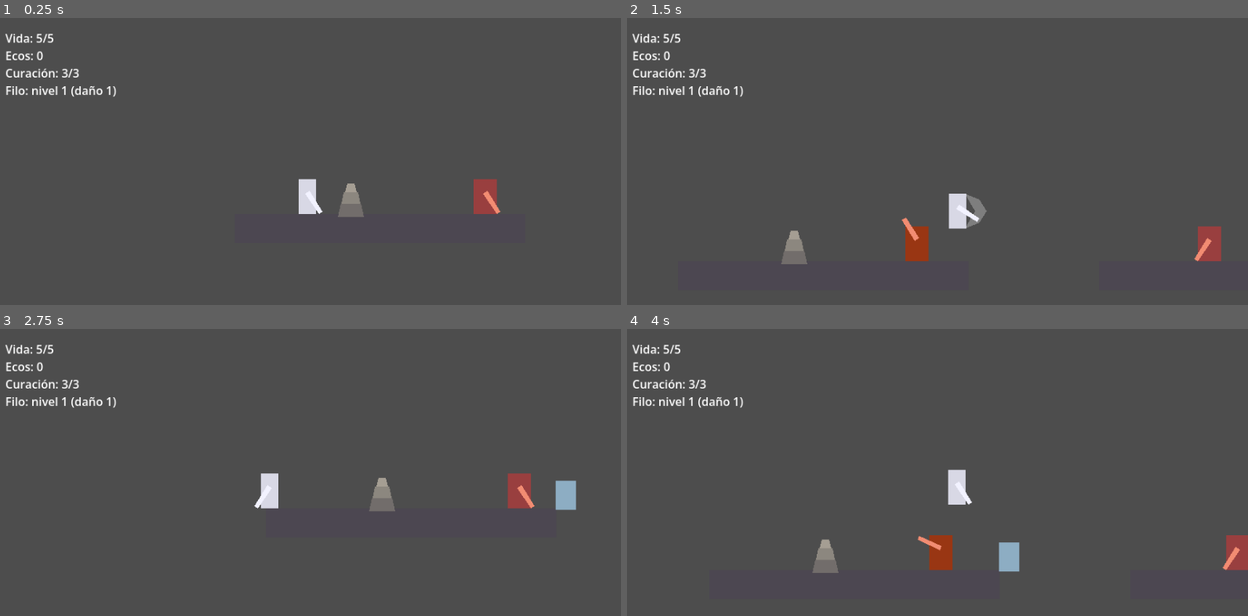
Above: before the commit, frames 1-4 (two rows, left to right).
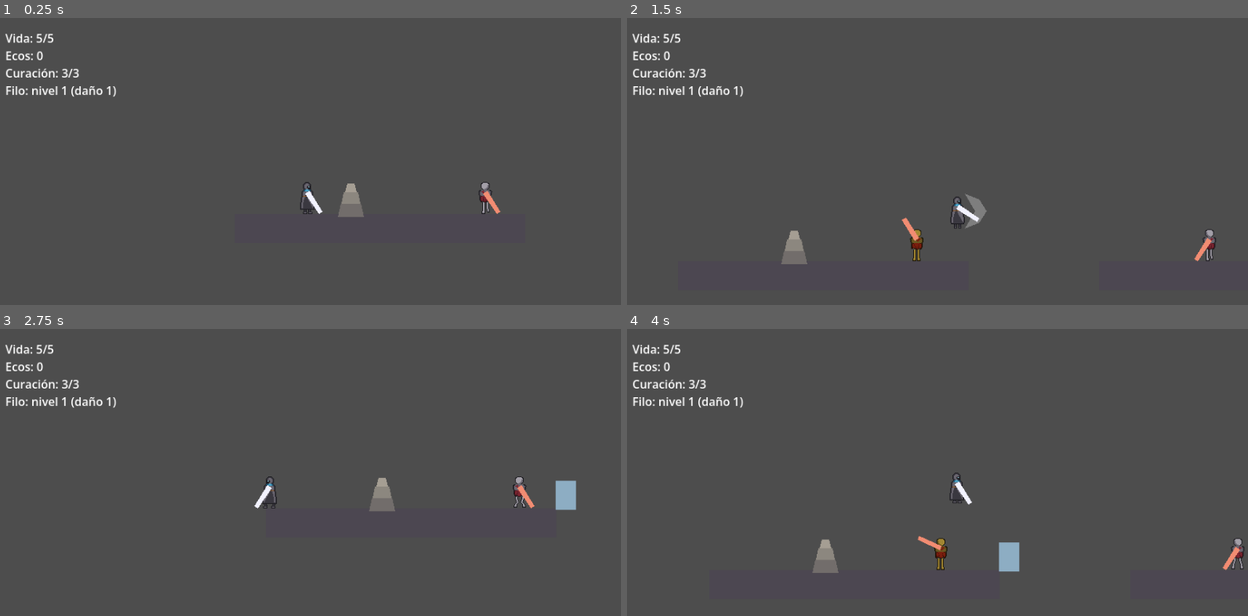
Above: after the commit, the same moments.

Repository: fcorguez92/desmemoria
Game: Godot game, scene res://game/levels/test_level.tscn
Same seed, same stepped clock (60 frames per second), same inputs: the game is played once before the commit and once after it.
Inputs:
- Up to frame 1 (0.25 s): no input
- Up to frame 2 (1.5 s): tap Enter (ui_accept) at 0.5, 0.6, 0.77, 1.07 s; hold Right (ui_right) from 0.53 s (still down); tap X (attack) at 1.35 s
- Up to frame 3 (2.75 s): tap Enter (ui_accept) at 1.52, 1.55, 1.82, 2.3 s; release Right (ui_right) at 2.03 s; hold Left (ui_left) from 2.03 s (still down); tap Shift (dash) at 2.1 s
- Up to frame 4 (4 s): release Left (ui_left) at 2.78 s; hold Right (ui_right) from 2.78 s (still down); tap H (heal) at 2.85 s; tap Enter (ui_accept) at 3.02, 3.05, 3.32, 3.77, 3.8 s; tap Z (interact) at 3.6 s

The runs differ from the first frame. In frame 1, 0.7% of the frame differs, in the area x 48-81%, y 56-69%; in frame 2, 1.1%, in the area x 44-96%, y 61-85%; in frame 3, 0.7%; in frame 4, 1.1%.

Commit message:
Add the first real art: text-based sprites, sprite sheets and animation.
Sprites are written as character grids with a shared palette
(art/source/*.sprite, art/palette.txt) and converted to PNG sheets by
tools/build_sprites.gd, which also writes x8 previews so the result can be
reviewed visually. Built from reusable parts (head/torso, cloak, legs) so
frames share drawings. First sprites: the hooded wanderer (idle, run,
jump, fall) and the faceless husk enemy (idle, walk). SheetAnimator (core)
plays them and the player/enemy pick the animation from their state; the
placeholder rectangles are replaced. Smoke test grows to 97 checks. Docs,
decision log and CLAUDE.md describe the pipeline and the one-source-of-truth
rule for sprites.

Co-Authored-By: Claude Sonnet 5 <noreply@anthropic.com>

Diff:
--- /dev/null
+++ b/core/components/sheet_animator.gd
@@ -0,0 +1,46 @@
+class_name SheetAnimator
+extends Node
+## Anima un Sprite2D que usa una hoja de sprites: cada animación es una fila de la
+## hoja y cada fotograma una columna (el formato que genera tools/build_sprites.gd
+## y que exportan Pixelorama o LibreSprite).
+##
+## Es solo presentación: el dueño decide qué animación toca con `play()`.
+
+## El Sprite2D, con `hframes` (columnas) y `vframes` (filas) ya configurados.
+@export var sprite: Sprite2D
+## Nombre -> [fila, número de fotogramas, fotogramas por segundo, ¿en bucle?].
+@export var animations: Dictionary = {}
+@export var default_animation: String = "idle"
+
+var current: String = ""
+
+var _time: float = 0.0
+
+
+func _ready() -> void:
+	play(default_animation)
+
+
+func _process(delta: float) -> void:
+	_time += delta
+	_apply()
+
+
+## Cambia de animación (no hace nada si ya es la actual).
+func play(animation: String) -> void:
+	if animation == current:
+		return
+	if not animations.has(animation):
+		push_warning("SheetAnimator: no existe la animación '%s'" % animation)
+		return
+	current = animation
+	_time = 0.0
+	_apply()
+
+
+func _apply() -> void:
+	var data: Array = animations[current]
+	var count: int = data[1]
+	var frame := int(_time * float(data[2]))
+	frame = frame % count if data[3] else mini(frame, count - 1)
+	sprite.frame = int(data[0]) * sprite.hframes + frame
--- a/game/enemy/enemy.gd
+++ b/game/enemy/enemy.gd
@@ -14,7 +14,8 @@
 @onready var melee: MeleeAttackComponent = $MeleeAttackComponent
 @onready var knockback: KnockbackComponent = $KnockbackComponent
 @onready var attack_visual: AttackVisualComponent = $AttackVisualComponent
-@onready var visual: Polygon2D = $Visual
+@onready var visual: Sprite2D = $Visual
+@onready var animator: SheetAnimator = $SheetAnimator
 
 
 func _ready() -> void:
@@ -38,6 +39,7 @@
 		ai.step(self, delta)
 
 	move_and_slide()
+	animator.play("walk" if absf(velocity.x) > 5.0 else "idle")
 
 
 ## Contrato "golpeable" (ver docs/arquitectura.md).
--- a/game/enemy/enemy.tscn
+++ b/game/enemy/enemy.tscn
@@ -7,6 +7,8 @@
 [ext_resource type="Script" path="res://core/components/knockback_component.gd" id="5_knockback"]
 [ext_resource type="Script" path="res://core/components/patrol_chase_ai.gd" id="6_ai"]
 [ext_resource type="Script" path="res://core/components/attack_visual_component.gd" id="7_attack_visual"]
+[ext_resource type="Texture2D" path="res://game/enemy/enemy_sheet.png" id="8_sheet"]
+[ext_resource type="Script" path="res://core/components/sheet_animator.gd" id="9_animator"]
 
 [sub_resource type="RectangleShape2D" id="RectangleShape2D_enemy"]
 size = Vector2(32, 48)
@@ -20,9 +22,16 @@
 [node name="CollisionShape2D" type="CollisionShape2D" parent="."]
 shape = SubResource("RectangleShape2D_enemy")
 
-[node name="Visual" type="Polygon2D" parent="."]
-color = Color(0.6, 0.25, 0.25, 1)
-polygon = PackedVector2Array(-16, -24, 16, -24, 16, 24, -16, 24)
+[node name="Visual" type="Sprite2D" parent="."]
+texture = ExtResource("8_sheet")
+offset = Vector2(0, -4)
+hframes = 4
+vframes = 2
+
+[node name="SheetAnimator" type="Node" parent="." node_paths=PackedStringArray("sprite")]
+script = ExtResource("9_animator")
+sprite = NodePath("../Visual")
+animations = {"idle": [0, 2, 3.0, true], "walk": [1, 4, 8.0, true]}
 
 [node name="AttackHitbox" type="Area2D" parent="."]
 position = Vector2(20, 0)
--- a/game/player/player.gd
+++ b/game/player/player.gd
@@ -28,7 +28,8 @@
 @onready var attack_visual: AttackVisualComponent = $AttackVisualComponent
 @onready var screen_shake: ScreenShakeComponent = $ScreenShakeComponent
 @onready var weapon: TieredUpgrade = $WeaponUpgrade
-@onready var visual: Polygon2D = $Visual
+@onready var visual: Sprite2D = $Visual
+@onready var animator: SheetAnimator = $SheetAnimator
 @onready var health_label: Label = $HUD/HealthLabel
 @onready var ecos_label: Label = $HUD/EcosLabel
 @onready var heal_label: Label = $HUD/HealLabel
@@ -63,6 +64,7 @@
 	knockback.step(self, delta)
 
 	move_and_slide()
+	_update_animation()
 
 	if respawn.is_out_of_bounds(self):
 		die()
@@ -150,6 +152,15 @@
 	get_tree().call_group(&"resettable", &"reset")
 
 
+func _update_animation() -> void:
+	if not is_on_floor():
+		animator.play("jump" if velocity.y < 0.0 else "fall")
+	elif absf(velocity.x) > 10.0:
+		animator.play("run")
+	else:
+		animator.play("idle")
+
+
 func _on_facing_changed(facing: int) -> void:
 	visual.scale.x = facing
 	melee.set_facing(facing)
--- a/game/player/player.tscn
+++ b/game/player/player.tscn
@@ -12,6 +12,8 @@
 [ext_resource type="Script" path="res://core/components/knockback_component.gd" id="10_knockback"]
 [ext_resource type="Script" path="res://core/components/attack_visual_component.gd" id="11_attack_visual"]
 [ext_resource type="Script" path="res://core/components/screen_shake_component.gd" id="12_shake"]
+[ext_resource type="Texture2D" path="res://game/player/player_sheet.png" id="13_sheet"]
+[ext_resource type="Script" path="res://core/components/sheet_animator.gd" id="14_animator"]
 
 [sub_resource type="CapsuleShape2D" id="CapsuleShape2D_1"]
 radius = 12.0
@@ -26,9 +28,16 @@
 [node name="CollisionShape2D" type="CollisionShape2D" parent="."]
 shape = SubResource("CapsuleShape2D_1")
 
-[node name="Visual" type="Polygon2D" parent="."]
-color = Color(0.85, 0.85, 0.9, 1)
-polygon = PackedVector2Array(-12, -24, 12, -24, 12, 24, -12, 24)
+[node name="Visual" type="Sprite2D" parent="."]
+texture = ExtResource("13_sheet")
+offset = Vector2(0, -4)
+hframes = 4
+vframes = 4
+
+[node name="SheetAnimator" type="Node" parent="." node_paths=PackedStringArray("sprite")]
+script = ExtResource("14_animator")
+sprite = NodePath("../Visual")
+animations = {"fall": [3, 1, 1.0, false], "idle": [0, 2, 4.0, true], "jump": [2, 1, 1.0, false], "run": [1, 4, 12.0, true]}
 
 [node name="Camera2D" type="Camera2D" parent="."]
 position_smoothing_enabled = true
--- a/tests/smoke_test.gd
+++ b/tests/smoke_test.gd
@@ -36,6 +36,7 @@
 	await _test_enemy_chases_telegraphs_and_hits()
 	await _test_enemy_attack_can_be_dodged_and_interrupted()
 	await _test_attack_feedback()
+	await _test_sprites_and_animations()
 	await _test_enemies_respawn_on_rest_and_death()
 	await _test_weapon_upgrade_at_anchor()
 	await _test_ability_pickups()
@@ -244,6 +245,33 @@
 	_check(ev.arm.rotation * ev.facing < ev.rest_angle - 0.5, "el enemigo levanta el brazo durante el aviso")
 	await _wait(60)
 	_check(absf(ev.arm.rotation * ev.facing - ev.rest_angle) < 0.1, "tras golpear, el brazo del enemigo vuelve al reposo")
+
+
+func _test_sprites_and_animations() -> void:
+	await _fresh_level("Sprites y animaciones", true, true, "EnemySpawn1")
+	var enemy: Node2D = _level.get_node("EnemySpawn1").instance
+	var player_sprite: Sprite2D = _player.visual
+	var enemy_sprite: Sprite2D = enemy.visual
+	_check(player_sprite.texture.get_size() == Vector2(player_sprite.hframes * 32, player_sprite.vframes * 56), "la hoja del jugador cuadra con su cuadrícula de 32x56")
+	_check(enemy_sprite.texture.get_size() == Vector2(enemy_sprite.hframes * 40, enemy_sprite.vframes * 56), "la hoja del enemigo cuadra con su cuadrícula de 40x56")
+
+	await _wait(15)
+	_check(_player.animator.current == "idle", "quieto en el suelo usa la animación de reposo")
+	Input.action_press("ui_right")
+	await _wait(10)
+	Input.action_release("ui_right")
+	_check(_player.animator.current == "run", "andando usa la animación de correr")
+	_check(player_sprite.frame >= 4 and player_sprite.frame < 8, "correr muestra fotogramas de la segunda fila de la hoja")
+
+	Input.action_press("ui_accept")
+	await _wait(6)
+	Input.action_release("ui_accept")
+	_check(_player.animator.current == "jump", "subiendo usa la animación de salto")
+	await _wait(60)
+	_check(_player.animator.current in ["idle", "run"], "al aterrizar vuelve a reposo o correr")
+
+	await _wait(30)
+	_check(enemy.animator.current in ["idle", "walk"], "el enemigo usa una de sus animaciones")
 
 
 func _test_enemies_respawn_on_rest_and_death() -> void:
--- /dev/null
+++ b/tools/build_sprites.gd
@@ -0,0 +1,159 @@
+extends SceneTree
+## Convierte los sprites escritos como texto (art/source/*.sprite) en hojas de
+## sprites PNG usando la paleta de art/palette.txt. También genera vistas previas
+## ampliadas en art/preview/ para revisarlas a simple vista.
+##
+## Ejecutar desde la raíz del proyecto:
+##   godot --headless --path . --script res://tools/build_sprites.gd
+## Sale con código 0 si todo se generó y con 1 si hubo errores.
+##
+## Formato de un archivo .sprite (las líneas que empiezan por # son comentarios):
+##   sheet 32x56                 tamaño del lienzo de cada fotograma
+##   out res://game/x/y.png      dónde se guarda la hoja de sprites
+##   part NOMBRE                 una pieza reutilizable; sus filas de dibujo
+##   ...filas de texto, un carácter por píxel, todas del mismo ancho...
+##   anim NOMBRE                 una animación (una fila de la hoja)
+##   frame PIEZA1 PIEZA2 ...     un fotograma: piezas apiladas de arriba abajo
+## Cada fotograma se coloca centrado abajo dentro del lienzo, para que el
+## personaje quede apoyado en los pies. La hoja tiene una fila por animación
+## y una columna por fotograma.
+
+const SOURCE_DIR := "res://art/source"
+const PALETTE_PATH := "res://art/palette.txt"
+const PREVIEW_DIR := "res://art/preview"
+const PREVIEW_SCALE := 8
+
+
+func _init() -> void:
+	var palette := _load_palette()
+	if palette.is_empty():
+		push_error("No se pudo leer la paleta: " + PALETTE_PATH)
+		quit(1)
+		return
+	DirAccess.make_dir_recursive_absolute(ProjectSettings.globalize_path(PREVIEW_DIR))
+	# Un .gdignore vacío hace que Godot no importe las vistas previas.
+	FileAccess.open(PREVIEW_DIR.path_join(".gdignore"), FileAccess.WRITE)
+	var ok := true
+	for file in DirAccess.get_files_at(SOURCE_DIR):
+		if file.ends_with(".sprite"):
+			if not _build(SOURCE_DIR.path_join(file), palette):
+				ok = false
+	quit(0 if ok else 1)
+
+
+func _load_palette() -> Dictionary:
+	var palette := {}
+	var file := FileAccess.open(PALETTE_PATH, FileAccess.READ)
+	if file == null:
+		return palette
+	while not file.eof_reached():
+		var line := file.get_line().strip_edges()
+		if line.is_empty() or line.begins_with("#"):
+			continue
+		var parts := line.split(" ", false)
+		if parts.size() >= 2 and parts[0].length() == 1:
+			palette[parts[0]] = Color.html(parts[1])
+	return palette
+
+
+func _build(path: String, palette: Dictionary) -> bool:
+	var file := FileAccess.open(path, FileAccess.READ)
+	if file == null:
+		push_error("No se pudo abrir " + path)
+		return false
+
+	var canvas := Vector2i.ZERO
+	var out_path := ""
+	var parts := {}
+	var animations: Array = []
+	var current_part := ""
+	var errors := 0
+
+	var line_number := 0
+	while not file.eof_reached():
+		var line := file.get_line().strip_edges()
+		line_number += 1
+		if line.is_empty() or line.begins_with("#"):
+			continue
+		var words := line.split(" ", false)
+		match words[0]:
+			"sheet":
+				var size := words[1].split("x")
+				canvas = Vector2i(int(size[0]), int(size[1]))
+			"out":
+				out_path = words[1]
+			"part":
+				current_part = words[1]
+				parts[current_part] = []
+			"anim":
+				current_part = ""
+				animations.append({"name": words[1], "frames": []})
+			"frame":
+				current_part = ""
+				var pieces: Array = []
+				for i in range(1, words.size()):
+					if not parts.has(words[i]):
+						push_error("%s:%d pieza desconocida '%s'" % [path, line_number, words[i]])
+						errors += 1
+					else:
+						pieces.append(parts[words[i]])
+				animations[-1]["frames"].append(pieces)
+			_:
+				if current_part.is_empty():
+					push_error("%s:%d línea inesperada: %s" % [path, line_number, line])
+					errors += 1
+				else:
+					parts[current_part].append(line)
+
+	if errors > 0 or canvas == Vector2i.ZERO or out_path.is_empty() or animations.is_empty():
+		push_error("%s: falta sheet, out o alguna animación, o hay errores previos" % path)
+		return false
+
+	var columns := 0
+	for anim in animations:
+		columns = maxi(columns, anim["frames"].size())
+	var sheet := Image.create(canvas.x * columns, canvas.y * animations.size(), false, Image.FORMAT_RGBA8)
+
+	for row in animations.size():
+		var frames: Array = animations[row]["frames"]
+		for column in frames.size():
+			var rows: Array = []
+			for piece in frames[column]:
+				rows.append_array(piece)
+			if not _draw_frame(sheet, rows, palette, canvas, Vector2i(column, row), "%s [%s, fotograma %d]" % [path, animations[row]["name"], column]):
+				return false
+
+	var real_out := ProjectSettings.globalize_path(out_path)
+	if sheet.save_png(real_out) != OK:
+		push_error("No se pudo guardar " + out_path)
+		return false
+
+	var preview := sheet.duplicate() as Image
+	preview.resize(sheet.get_width() * PREVIEW_SCALE, sheet.get_height() * PREVIEW_SCALE, Image.INTERPOLATE_NEAREST)
+	preview.save_png(ProjectSettings.globalize_path(PREVIEW_DIR.path_join(path.get_file().get_basename() + "_x%d.png" % PREVIEW_SCALE)))
+
+	print("%s -> %s (%dx%d, %d animaciones)" % [path.get_file(), out_path, sheet.get_width(), sheet.get_height(), animations.size()])
+	return true
+
+
+func _draw_frame(sheet: Image, rows: Array, palette: Dictionary, canvas: Vector2i, cell: Vector2i, label: String) -> bool:
+	var width: int = rows[0].length()
+	var height: int = rows.size()
+	if width > canvas.x or height > canvas.y:
+		push_error("%s: el dibujo (%dx%d) no cabe en el lienzo (%dx%d)" % [label, width, height, canvas.x, canvas.y])
+		return false
+	var origin := Vector2i(cell.x * canvas.x + (canvas.x - width) / 2, cell.y * canvas.y + canvas.y - height)
+	for y in height:
+		var text: String = rows[y]
+		if text.length() != width:
+			push_error("%s: la fila %d mide %d y debería medir %d: %s" % [label, y, text.length(), width, text])
+			return false
+		for x in width:
+			var symbol := text[x]
+			if symbol == ".":
+				continue
+			if not palette.has(symbol):
+				push_error("%s: carácter '%s' sin color en la paleta (fila %d, columna %d)" % [label, symbol, y, x])
+				return false
+			sheet.set_pixel(origin.x + x, origin.y + y, palette[symbol])
+	return true
Not shown, added: art/palette.txt
Not shown, added: core/components/sheet_animator.gd.uid
Not shown: 1 places in game/enemy/enemy.tscn that only renumber resources
Binary file added: game/enemy/enemy_sheet.png
Not shown, added: game/enemy/enemy_sheet.png.import
Not shown: 1 places in game/player/player.tscn that only renumber resources
Binary file added: game/player/player_sheet.png
Not shown, added: game/player/player_sheet.png.import
Not shown, added: tools/build_sprites.gd.uid
Not shown, changed: .gitignore
Not shown, changed: CLAUDE.md
Not shown, added: art/source/enemy.sprite
(and 6 more such lines)
